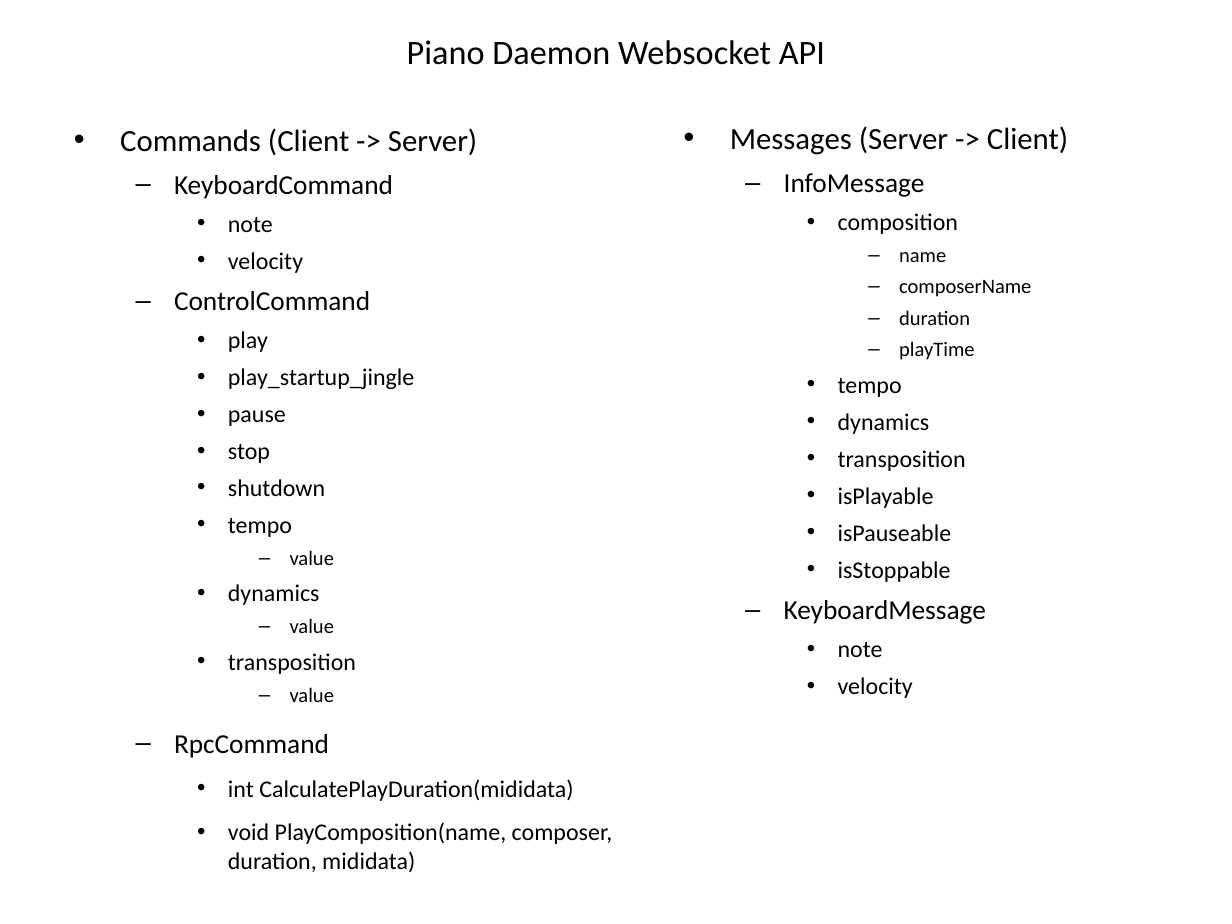
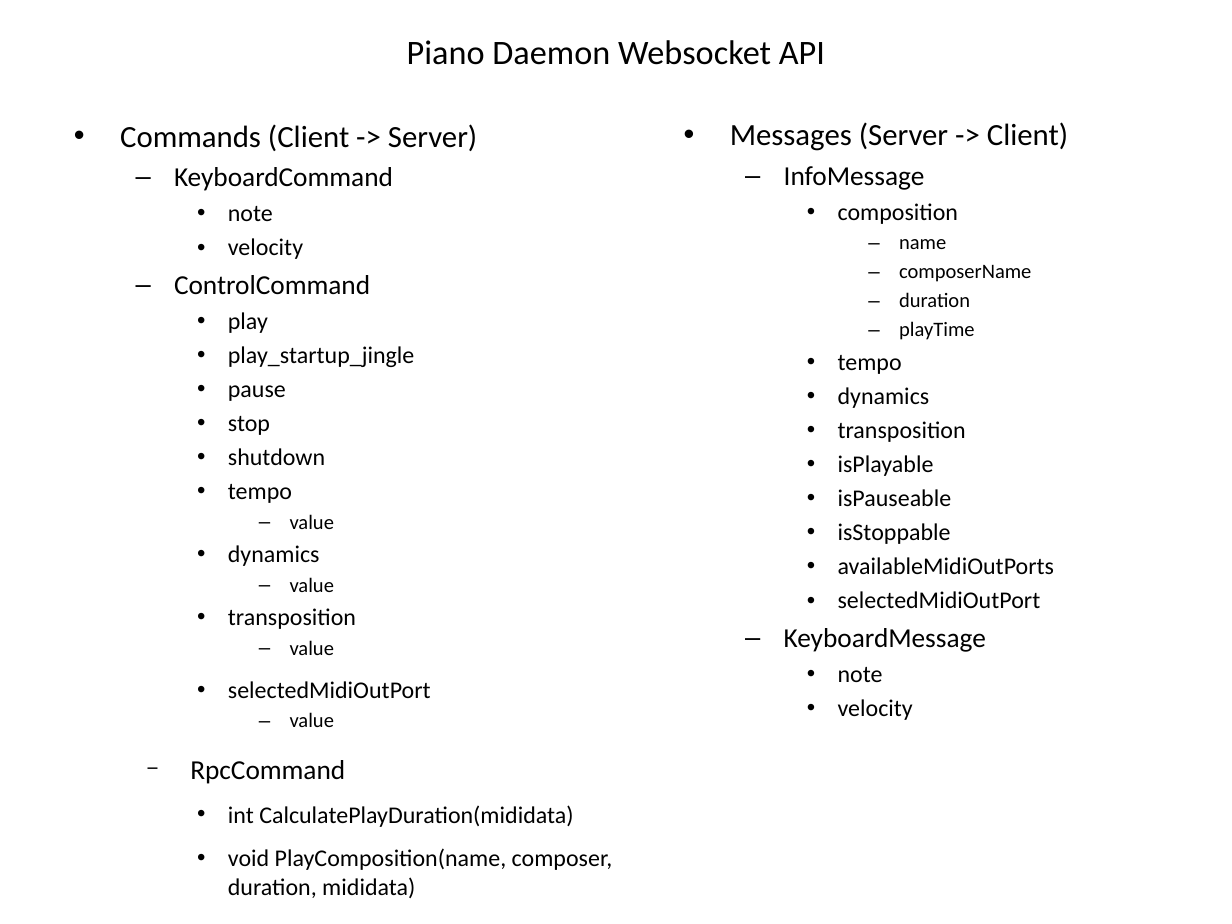
Before and after one commit to NHuffschmid/depinus, a slide deck: slide 2 of architecture.odp. Drawn at 1232x924 pixels with LibreOffice and Linux fonts; fonts in the diff are those of the drawing. Boxes give left, top, right and bottom in pixels: in the first picture for what was removed or moved away, otherwise in the second. Text is boxed around its words. In the diff, an @@ line names an element or a change of style, - is before the commit and + after.

Commit message:
completed setting of midi out port

```diff
--- a/architecture.odp
+++ b/architecture.odp
@@ text at [120, 124, 477, 784]: line spacing 1 to 0.9; bullet – to − @@
@@ text at [730, 122, 1068, 720]: line spacing 1 to 0.9 @@
@@ text at [838, 557, 1055, 608]: paragraphs added @@
+    • availableMidiOutPorts
+    • selectedMidiOutPort
@@ text at [228, 681, 431, 727]: paragraphs added @@
+    • selectedMidiOutPort
+      – value
```
Also in this commit, not shown: 9 other files.
